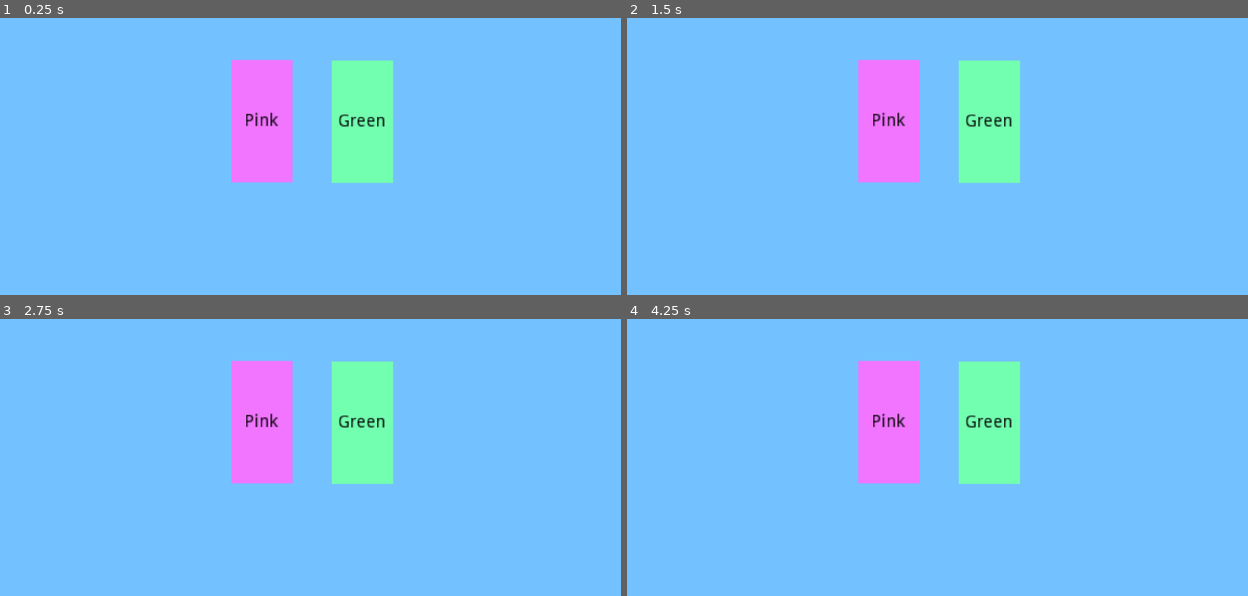
Above: before the commit, frames 1-4 (two rows, left to right).
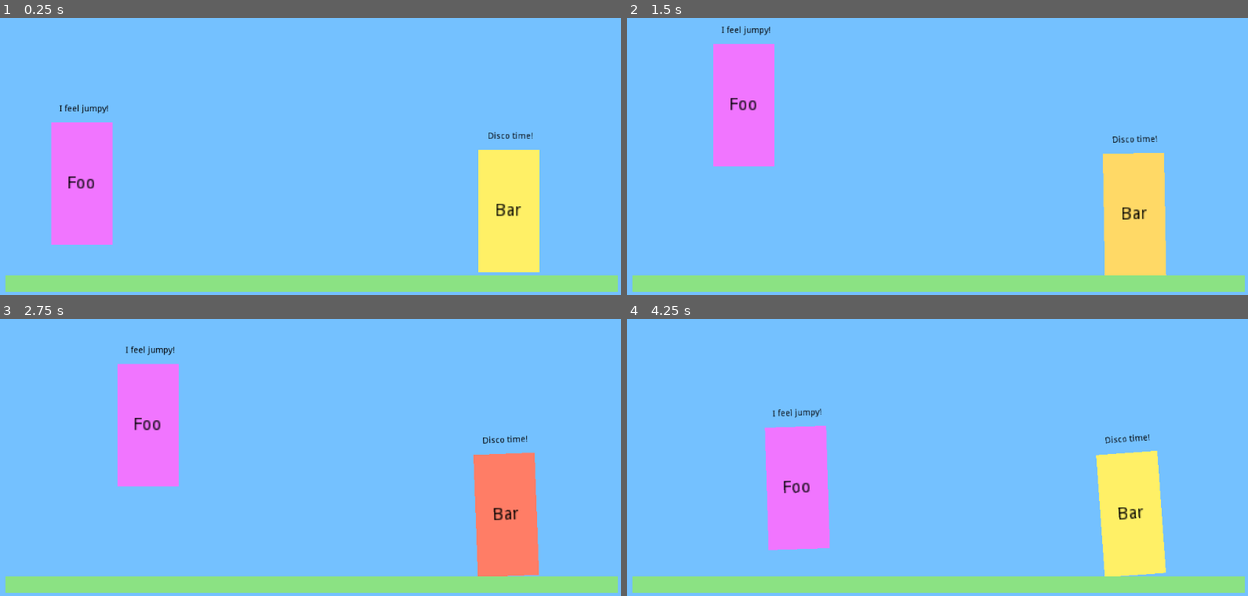
Above: after the commit, the same moments.

Repository: shelmangroup/godot-dynamic-scripts-test
Game: Godot game, scene res://DynamicScripts.tscn
Two runs of this game, one before a commit and one after it. Both use one fixed random seed, a clock stepped at 60 frames per second and the inputs below.
Inputs:
- Up to frame 1 (0.25 s): no input
- Up to frame 2 (1.5 s): no input
- Up to frame 3 (2.75 s): no input
- Up to frame 4 (4.25 s): no input

The runs differ from the first frame. In frame 1, 24% of the frame differs, in the area x 0-100%, y 15-99%; in frame 2, 24%; in frame 3, 24%; in frame 4, 24%.

Commit message:
Load scripts dynamically

Diff:
--- a/Actor.gd
+++ b/Actor.gd
@@ -2,12 +2,19 @@
 
 export var color : Color
 export var script_url : String
+var behavior = null
 
 func _ready():
 	$ColorRect.color = color
 	$Label.text = name
+	$Script.text = script_url
+	load_script()
 
+func load_script():
+	var Behavior = load(script_url)
+	behavior = Behavior.new()
+	add_child(behavior)
+	assert(behavior.get_script() == Behavior)
 
-# Called every frame. 'delta' is the elapsed time since the previous frame.
-#func _process(delta):
-#	pass
+func _process(delta):
+	behavior.process(delta)
--- a/Actor.tscn
+++ b/Actor.tscn
@@ -1,8 +1,12 @@
-[gd_scene load_steps=2 format=2]
+[gd_scene load_steps=3 format=2]
 
 [ext_resource path="res://Actor.gd" type="Script" id=1]
 
-[node name="Actor" type="Node2D"]
+[sub_resource type="RectangleShape2D" id=1]
+extents = Vector2( 51.1645, 102.883 )
+
+[node name="Actor" type="RigidBody2D"]
+mass = 0.215306
 script = ExtResource( 1 )
 color = Color( 0.898039, 0, 1, 1 )
 
@@ -24,3 +28,21 @@
 __meta__ = {
 "_edit_use_anchors_": false
 }
+
+[node name="Script" type="Label" parent="."]
+self_modulate = Color( 0, 0, 0, 1 )
+show_behind_parent = true
+margin_left = 7.0
+margin_top = -40.0
+margin_right = 100.0
+margin_bottom = -3.0
+text = "blablabla"
+align = 1
+valign = 1
+__meta__ = {
+"_edit_use_anchors_": false
+}
+
+[node name="CollisionShape2D" type="CollisionShape2D" parent="."]
+position = Vector2( 50, 100 )
+shape = SubResource( 1 )
--- a/DynamicScripts.tscn
+++ b/DynamicScripts.tscn
@@ -1,14 +1,35 @@
-[gd_scene load_steps=2 format=2]
+[gd_scene load_steps=3 format=2]
 
 [ext_resource path="res://Actor.tscn" type="PackedScene" id=1]
+
+[sub_resource type="RectangleShape2D" id=1]
+extents = Vector2( 500, 10 )
 
 [node name="Spatial" type="Node2D"]
 position = Vector2( 0, -0.396851 )
 
-[node name="Pink" parent="." instance=ExtResource( 1 )]
-position = Vector2( 387.653, 216.502 )
+[node name="A" parent="." instance=ExtResource( 1 )]
+position = Vector2( 82.4689, 362.024 )
 color = Color( 0.945098, 0.458824, 1, 1 )
+script_url = "foo.gd"
 
-[node name="Green" parent="." instance=ExtResource( 1 )]
-position = Vector2( 551.531, 217.164 )
+[node name="B" parent="." instance=ExtResource( 1 )]
+position = Vector2( 790.576, 360.354 )
 color = Color( 0.45098, 1, 0.690196, 1 )
+script_url = "bar.gd"
+
+[node name="StaticBody2D" type="StaticBody2D" parent="."]
+
+[node name="CollisionShape2D" type="CollisionShape2D" parent="StaticBody2D"]
+position = Vector2( 516.188, 582.656 )
+shape = SubResource( 1 )
+
+[node name="ColorRect" type="ColorRect" parent="StaticBody2D"]
+margin_left = 19.0
+margin_top = 568.0
+margin_right = 1019.0
+margin_bottom = 595.0
+color = Color( 0.545098, 0.886275, 0.513726, 1 )
+__meta__ = {
+"_edit_use_anchors_": false
+}
--- /dev/null
+++ b/bar.gd
@@ -0,0 +1,19 @@
+extends Node2D
+
+var timer : Timer
+onready var color = Color.from_hsv(0.0, 0.6, 1.0)
+
+func _ready():
+	$"../Label".text = "Bar"
+	$"../Script".text = "Disco time!"
+	timer = Timer.new()
+	add_child(timer)
+	timer.start(0.1)
+	timer.connect("timeout", self, "shrink")
+
+func process(delta):
+	pass
+
+func shrink():
+	color.h = color.h + 0.075
+	$"../ColorRect".color = color
--- /dev/null
+++ b/foo.gd
@@ -0,0 +1,13 @@
+extends Node2D
+
+onready var actor : Node2D = get_parent()
+
+func _ready():
+	$"../Label".text = "Foo"
+	$"../Script".text = "I feel jumpy!"
+	actor.bounce = 0.8
+	actor.apply_impulse(Vector2(), Vector2(50, -200))
+
+func process(delta):
+	#print("foo!")
+	pass
